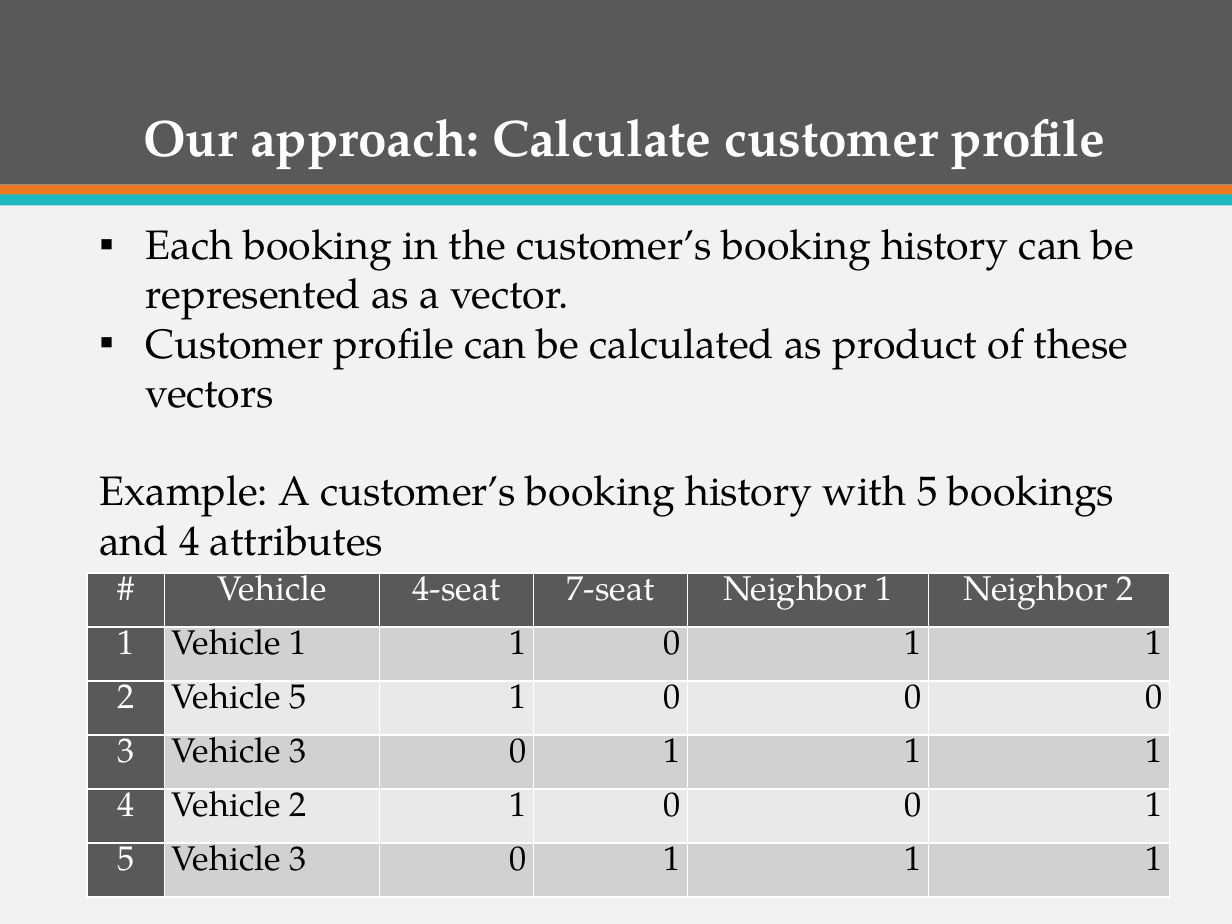
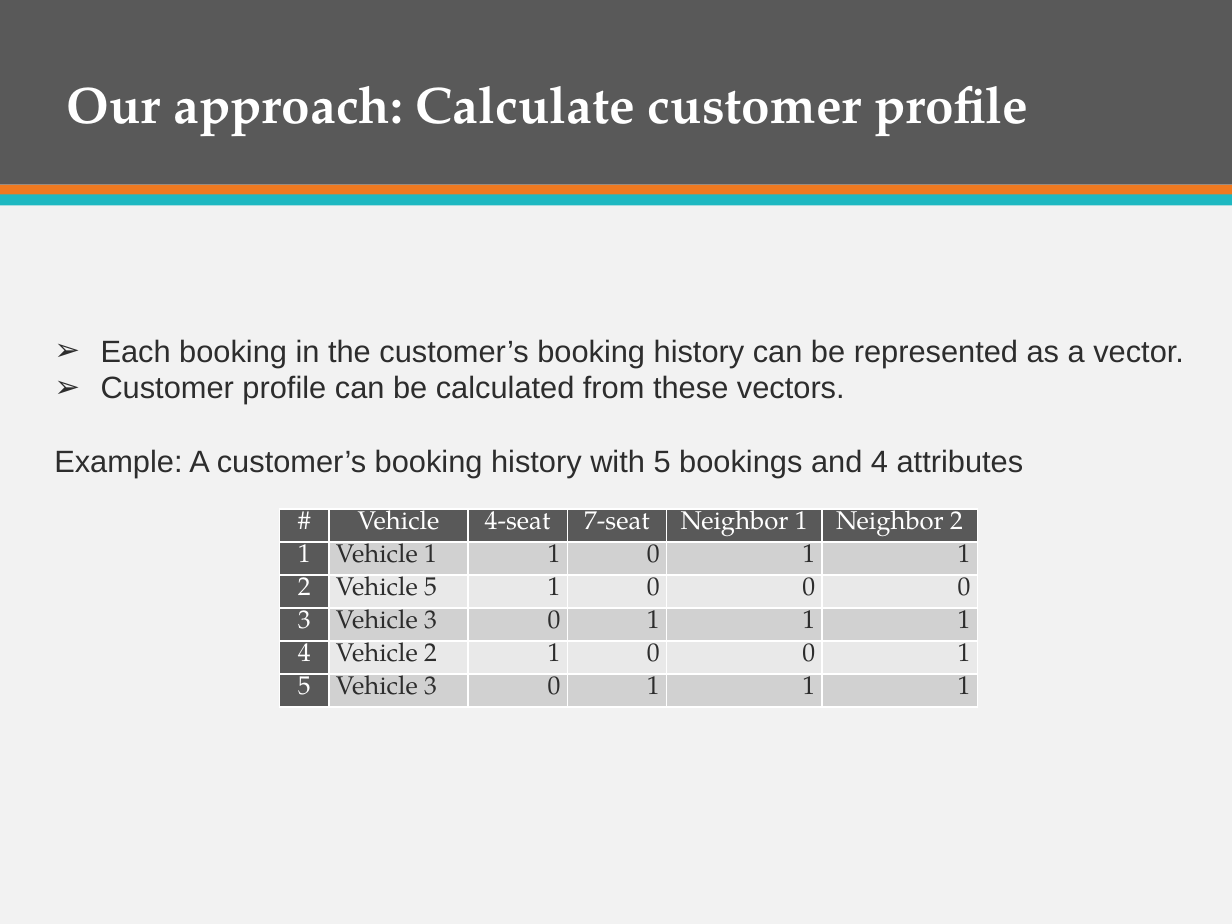
Before and after one commit to firzgard/CarRentalPortal, a slide deck: slide 65 of slide/CAR RENTAL PORTAL-Official.pptx (slide 63 before the commit). Drawn at 1232x924 pixels with LibreOffice and Linux fonts; fonts in the diff are those of the drawing. Boxes give left, top, right and bottom in pixels: in the first picture for what was removed or moved away, otherwise in the second. Text is boxed around its words. In the diff, an @@ line names an element or a change of style, - is before the commit and + after.

```diff
--- a/slide/CAR RENTAL PORTAL-Official.pptx
+++ b/slide/CAR RENTAL PORTAL-Official.pptx
@@ title "Our approach: Calculate customer profile": place and size @@
-title "Our approach: Calculate customer profile" at box(143, 119, 1105, 169)
+title "Our approach: Calculate customer profile" at box(67, 86, 1028, 136)
@@ text "Each booking in the customer’s ...": place and size @@
-text "Each booking in the customer’s ..." at box(99, 229, 1134, 556)
+text "Each booking in the customer’s ..." at box(54, 339, 1184, 478)
@@ text at box(54, 339, 1184, 478): size 24 to 18 pt, font TeX Gyre Pagella to Arial, text colour #000000 to #2C2C2C in "Each booking in the customer’s booking history ...", "Example: A customer’s booking history with 5 ..."; bullet ▪ to ➢ @@
@@ text at box(101, 375, 845, 404): text changed; size 24 to 18 pt; font TeX Gyre Pagella to Arial; text colour #000000 to #2C2C2C @@
-▪ Customer profile can be calculated as product of these vectors
+➢ Customer profile can be calculated from these vectors.
@@ table at box(280, 509, 978, 706) @@
@@ size 20 to 15 pt @@
@@ text colour #000000 to #2C2C2C in "Vehicle 1", "1", "0", "1" and 21 more places @@
@@ table: place and size @@
-table at box(87, 573, 1169, 897)
+table at box(280, 509, 978, 706)
```
Also in this commit, not shown: 23 other slides changed, 2 slides added.
